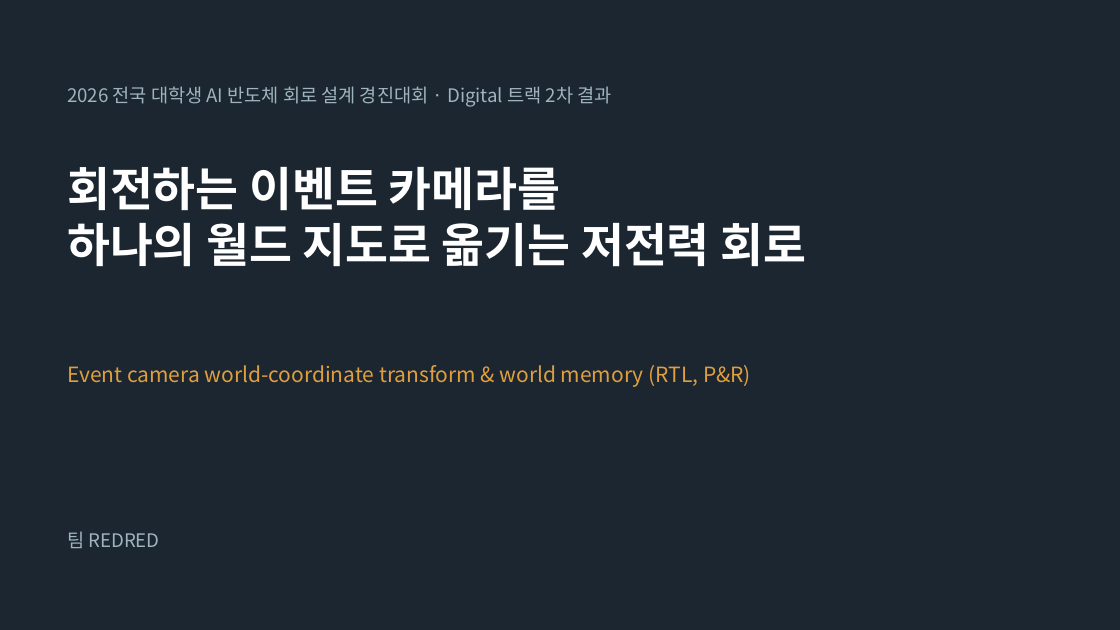
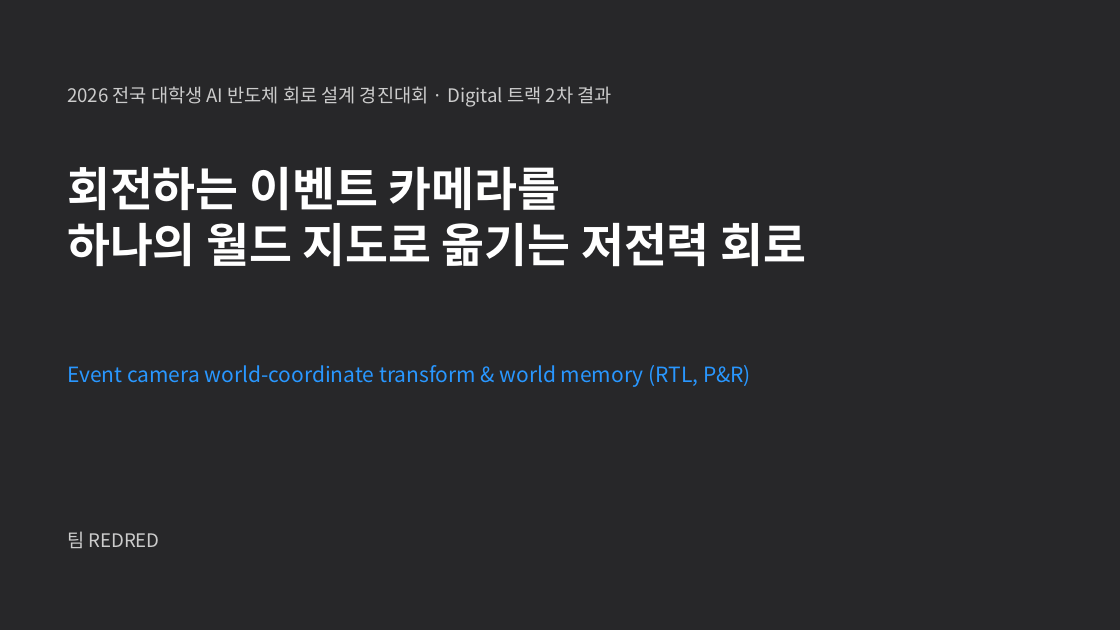
Before and after one commit to GangHeeJo/AI-SEMI, a slide deck: slide 1 of submission/REDRED_2차_발표자료.pptx. Drawn at 1120x630 pixels with LibreOffice and Linux fonts; fonts in the diff are those of the drawing. Boxes give left, top, right and bottom in pixels: in the first picture for what was removed or moved away, otherwise in the second. Text is boxed around its words. In the diff, an @@ line names an element or a change of style, - is before the commit and + after.

```diff
--- a/submission/REDRED_2차_발표자료.pptx
+++ b/submission/REDRED_2차_발표자료.pptx
@@ background #1B2630 to #272729 @@
@@ text "2026 전국 대학생 AI 반도체 ..." at (x1=67, y1=86, x2=611, y2=107): text colour #9FB4BD to #CCCCCC @@
@@ text "Event camera world-coordinate transform & ..." at (x1=67, y1=365, x2=751, y2=387): text colour #E09F3E to #2997FF @@
@@ text "팀 REDRED" at (x1=67, y1=531, x2=159, y2=548): text colour #9FB4BD to #CCCCCC @@
```
Also in this commit, not shown: 18 other slides changed, 13 other files.
